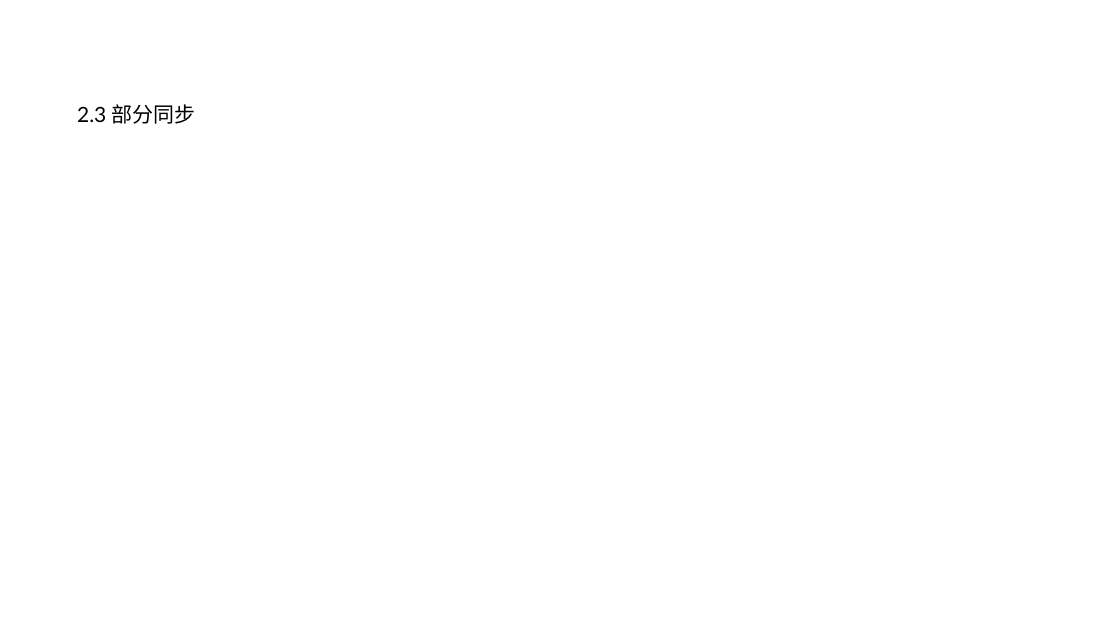
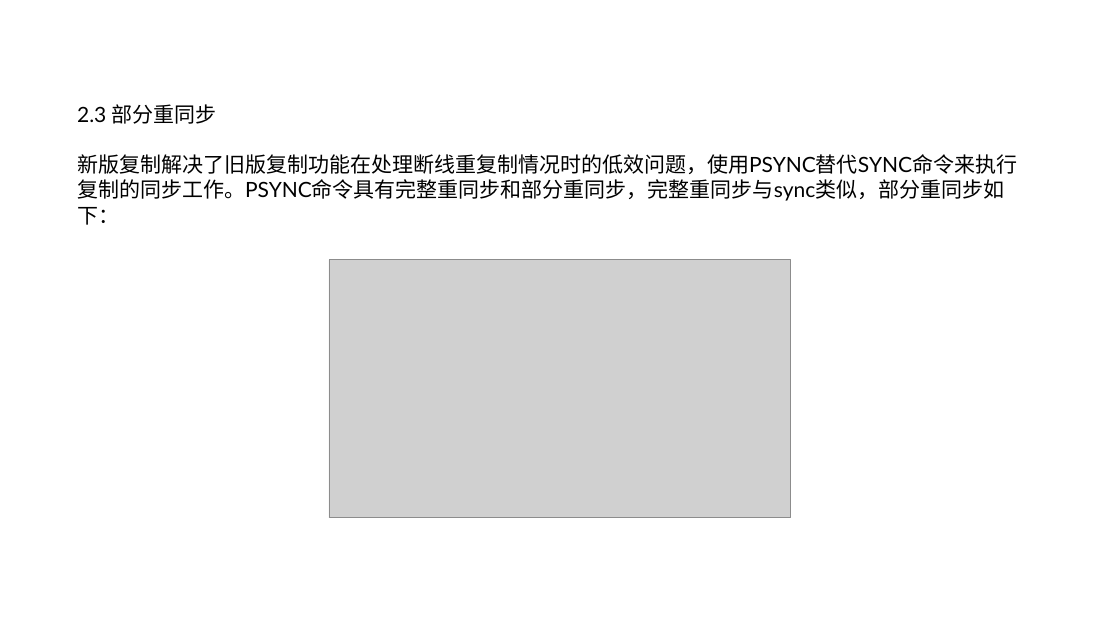
Before and after one commit to zhaozhiqiang8090/share-data, a slide deck: slide 10 of ppt/redis之多机数据库实现.pptx. Drawn at 1120x630 pixels with LibreOffice and Linux fonts; fonts in the diff are those of the drawing; grey boxes stand for pictures; background and template pictures are left out. Boxes give left, top, right and bottom in pixels: in the first picture for what was removed or moved away, otherwise in the second. Text is boxed around its words. In the diff, an @@ line names an element or a change of style, - is before the commit and + after.

```diff
--- a/ppt/redis之多机数据库实现.pptx
+++ b/ppt/redis之多机数据库实现.pptx
@@ text at (x1=77, y1=104, x2=1017, y2=201): text changed @@
-2.3 部分同步
+2.3 部分重同步
+新版复制解决了旧版复制功能在处理断线重复制情况时的低效问题，使用PSYNC替代SYNC命令来执行复制的同步工作。PSYNC命令具有完整重同步和部分重同步，完整重同步与sync类似，部分重同步如下：
@@ picture added at (x1=329, y1=260, x2=791, y2=518) @@
```
Also in this commit, not shown: 9 other slides changed, 12 slides added, 4 slides removed, 4 other files.
